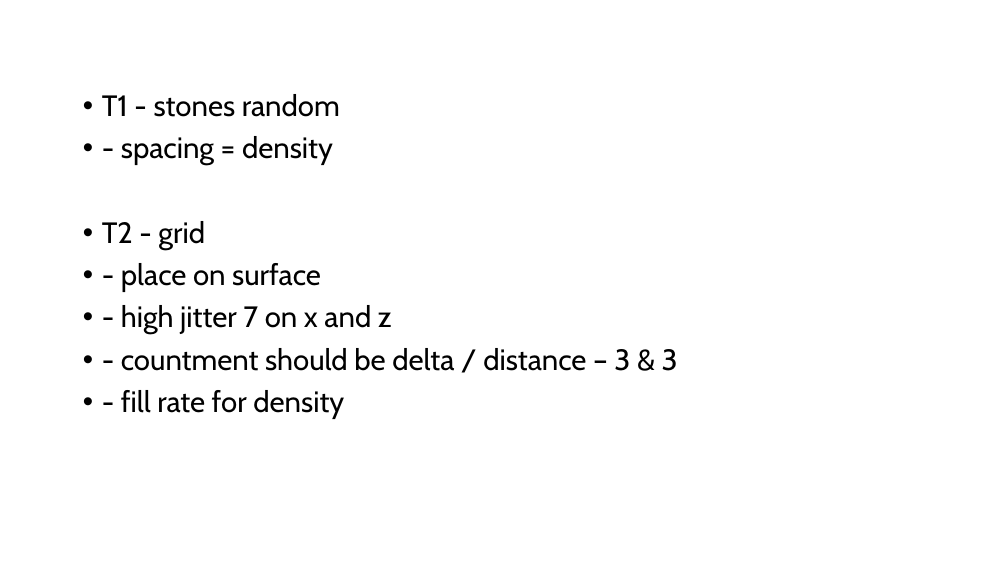
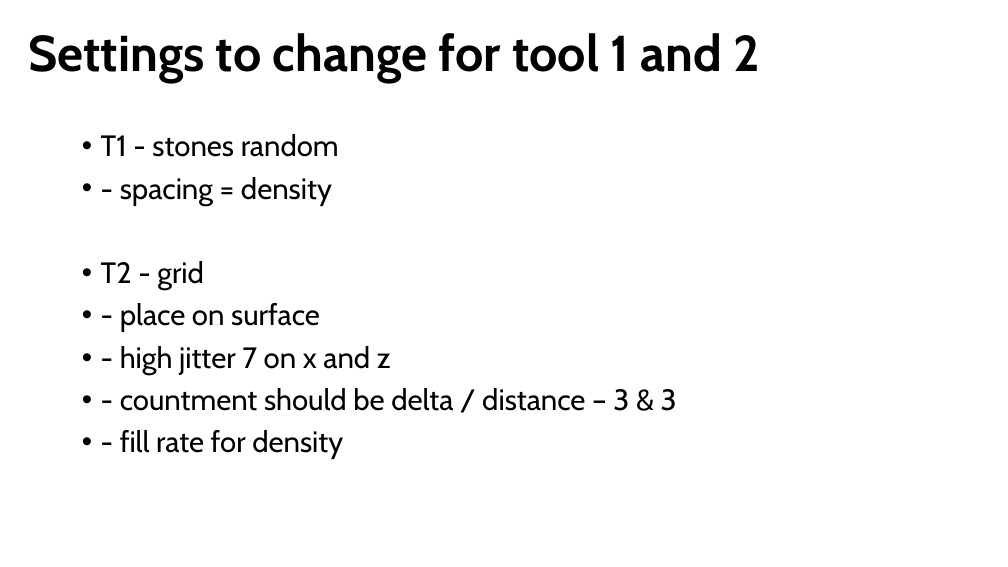
Before and after one commit to D761454/Tools-Development, a slide deck: slide 2 of PaletteInstructions.pptx. Drawn at 1008x567 pixels with LibreOffice and Linux fonts; fonts in the diff are those of the drawing. Boxes give left, top, right and bottom in pixels: in the first picture for what was removed or moved away, otherwise in the second. Text is boxed around its words. In the diff, an @@ line names an element or a change of style, - is before the commit and + after.

```diff
--- a/PaletteInstructions.pptx
+++ b/PaletteInstructions.pptx
@@ text added at <box>28,33,761,82</box>, 48 pt, text #000000, bold @@
+Settings to change for tool 1 and 2
@@ text "T1 - stones random": place and size @@
-text "T1 - stones random" at <box>102,94,678,419</box>
+text "T1 - stones random" at <box>101,134,677,459</box>
```
Also in this commit, not shown: 1 other slide changed.
